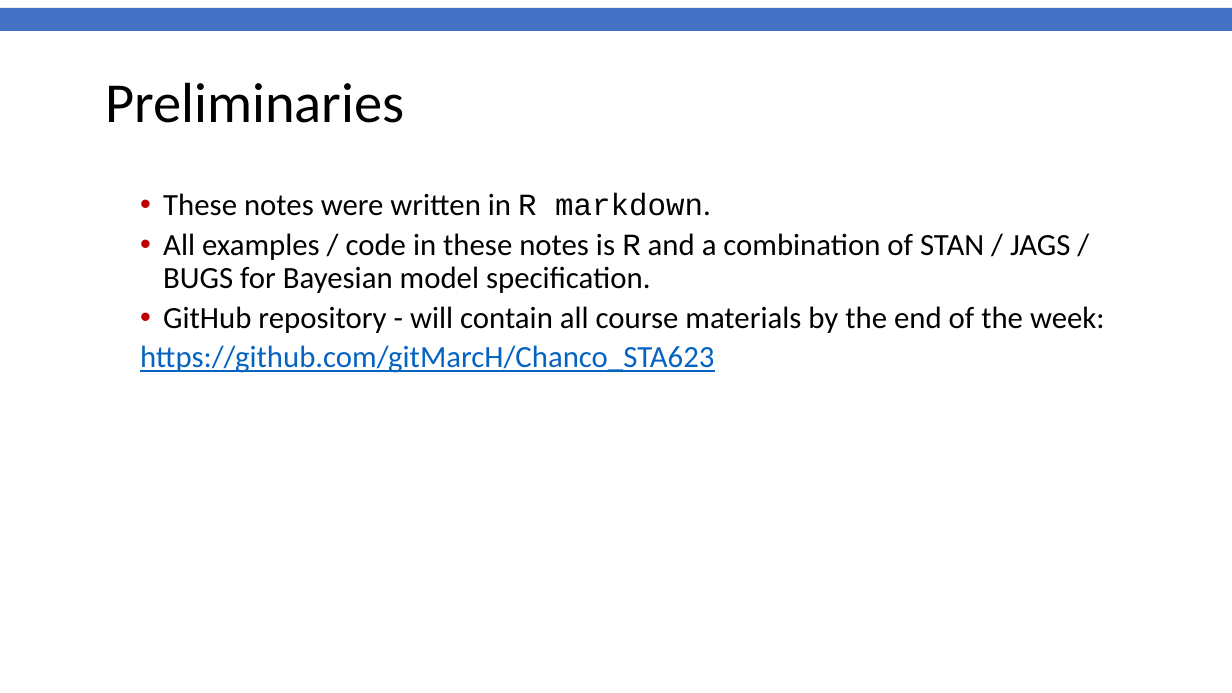
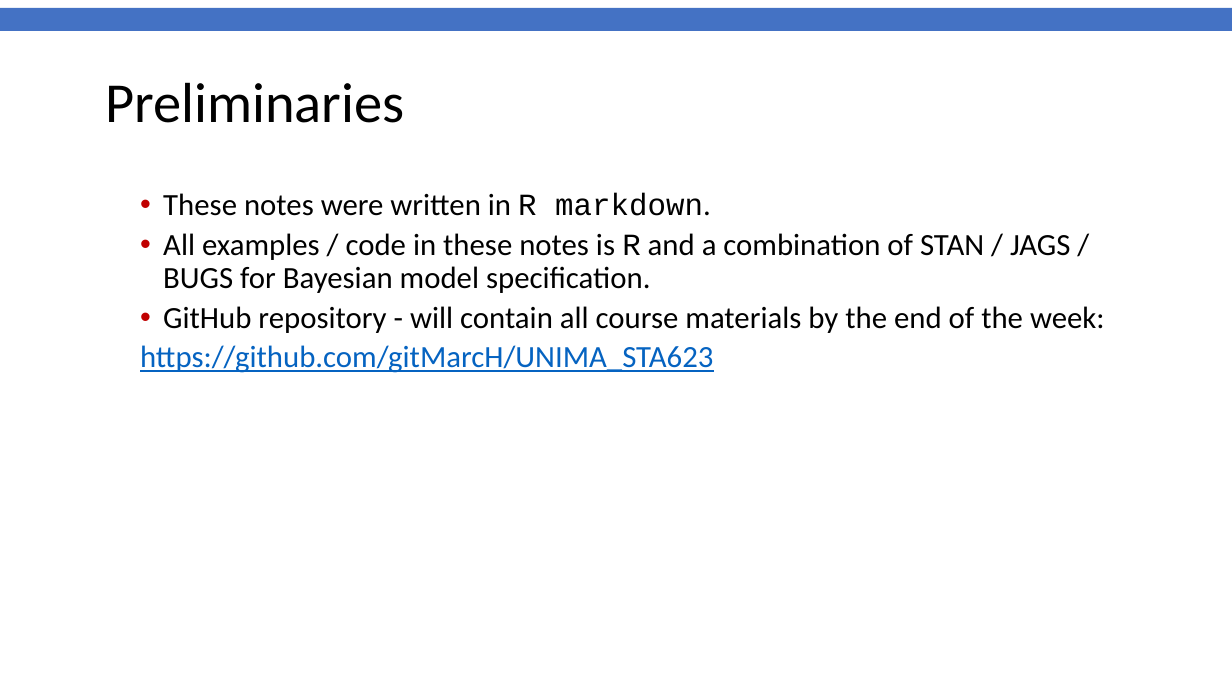
Before and after one commit to gitMarcH/UNIMA_STA623, a slide deck: slide 2 of Chanco_STA623_BDA_2022_Henrion_Session3.pptx. Drawn at 1232x693 pixels with LibreOffice and Linux fonts; fonts in the diff are those of the drawing; background and template pictures are left out. Boxes give left, top, right and bottom in pixels: in the first picture for what was removed or moved away, otherwise in the second. Text is boxed around its words. In the diff, an @@ line names an element or a change of style, - is before the commit and + after.

Commit message:
Revised session 3 slides

```diff
--- a/Chanco_STA623_BDA_2022_Henrion_Session3.pptx
+++ b/Chanco_STA623_BDA_2022_Henrion_Session3.pptx
@@ text at (140, 345, 713, 373): text changed @@
-  https://github.com/gitMarcH/Chanco_STA623
+  https://github.com/gitMarcH/UNIMA_STA623
```
